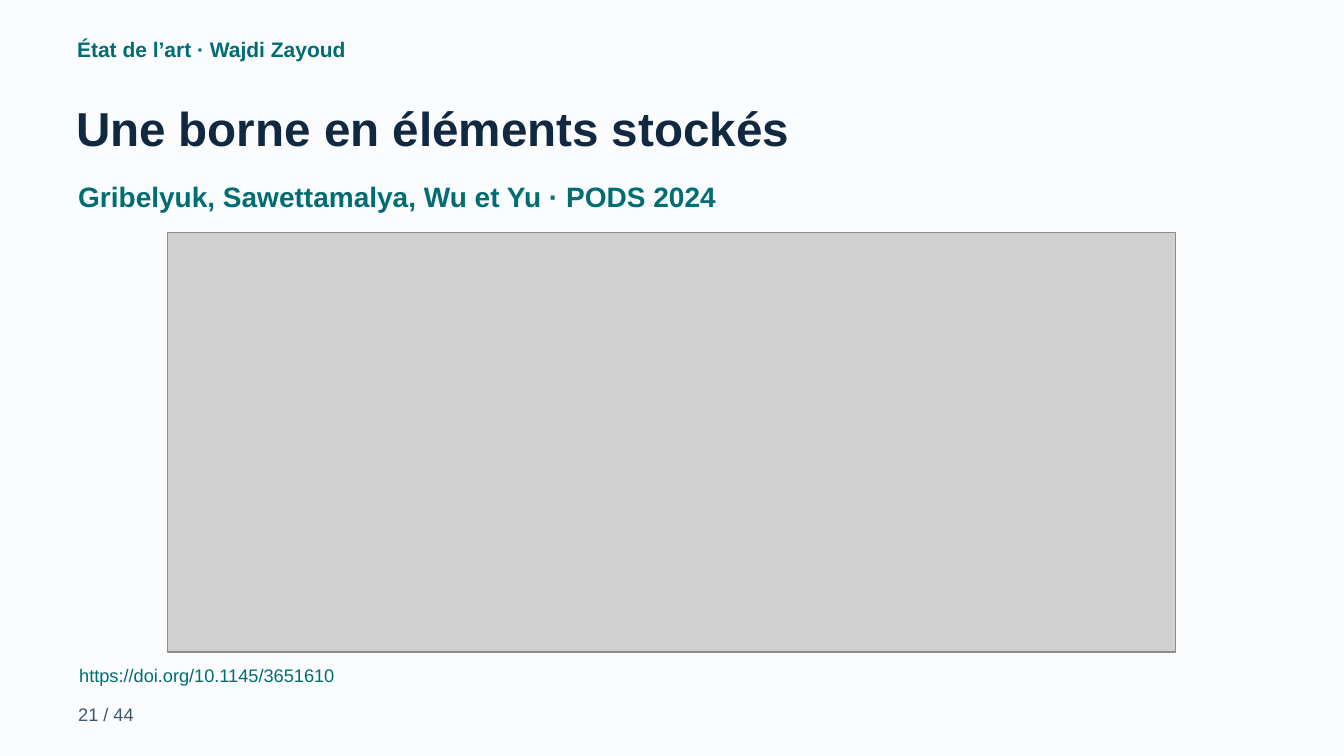
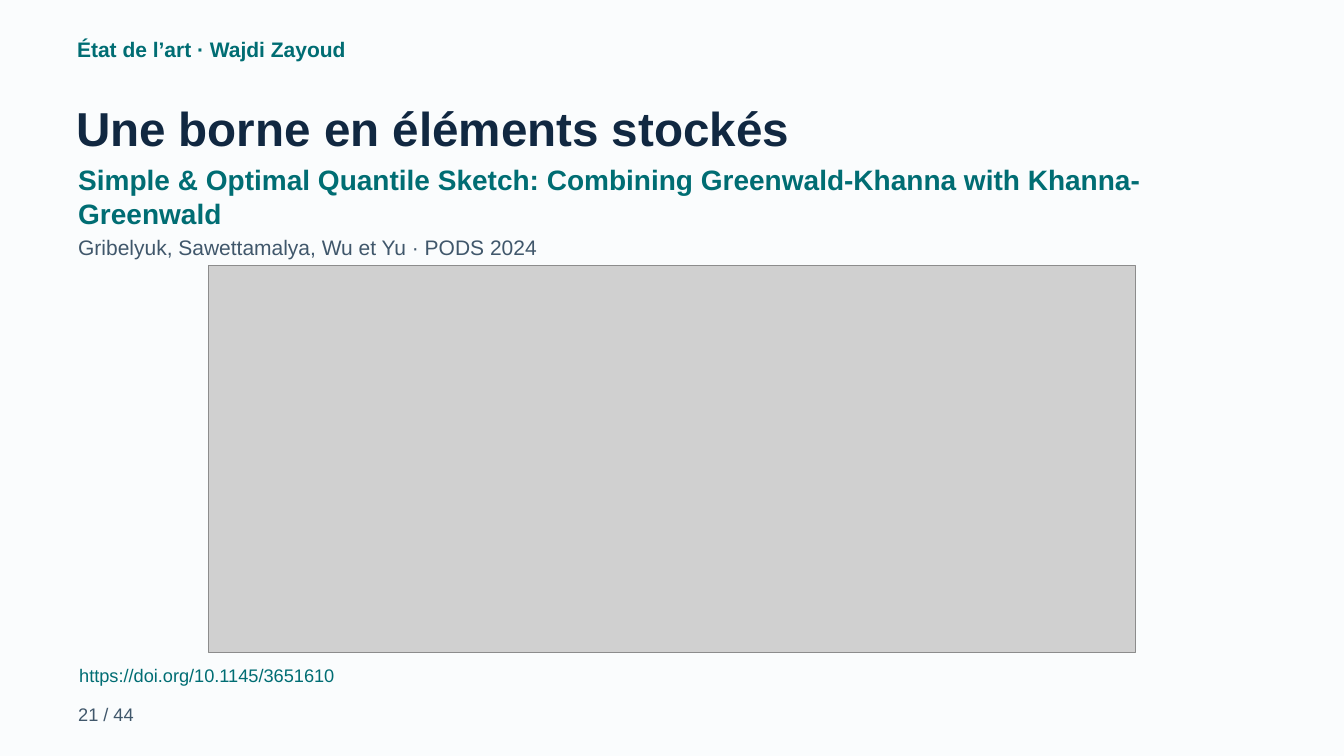
Before and after one commit to cherniyoussef-max/data-stream-mining-, a slide deck: slide 21 of presentation/Data_Stream_Mining_Final_Anime.pptx. Drawn at 1344x756 pixels with LibreOffice and Linux fonts; fonts in the diff are those of the drawing; grey boxes stand for pictures. Boxes give left, top, right and bottom in pixels: in the first picture for what was removed or moved away, otherwise in the second. Text is boxed around its words. In the diff, an @@ line names an element or a change of style, - is before the commit and + after.

```diff
--- a/presentation/Data_Stream_Mining_Final_Anime.pptx
+++ b/presentation/Data_Stream_Mining_Final_Anime.pptx
@@ text added at (x1=78, y1=169, x2=1140, y2=225), 20 pt, text #006D73, bold @@
+Simple & Optimal Quantile Sketch: Combining Greenwald-Khanna with Khanna-Greenwald
@@ text "Gribelyuk, Sawettamalya, Wu et Yu ..." moved from (x1=78, y1=186, x2=715, y2=212) to (x1=78, y1=239, x2=537, y2=259) @@
@@ text "Gribelyuk, Sawettamalya, Wu et Yu ..." at (x1=78, y1=239, x2=537, y2=259): size 20 to 15 pt, text colour #006D73 to #40576B, bold off @@
@@ picture resized from (x1=168, y1=232, x2=1177, y2=652) to (x1=209, y1=266, x2=1136, y2=652) @@
```
Also in this commit, not shown: 14 other slides changed, 34 other files.
